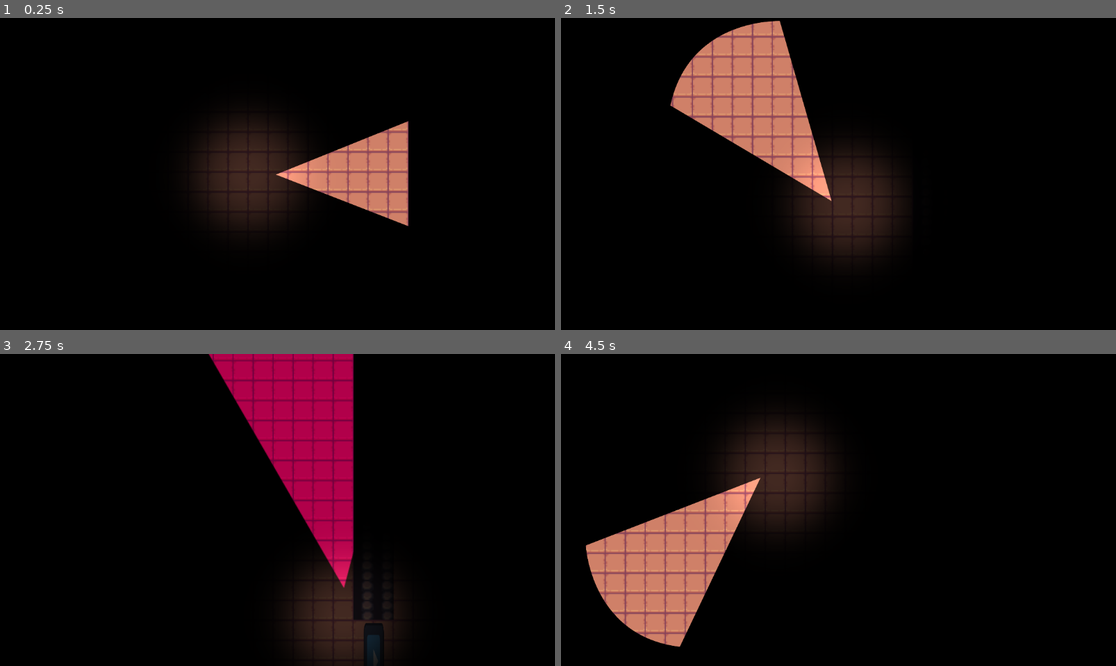
Above: before the commit, frames 1-4 (two rows, left to right).
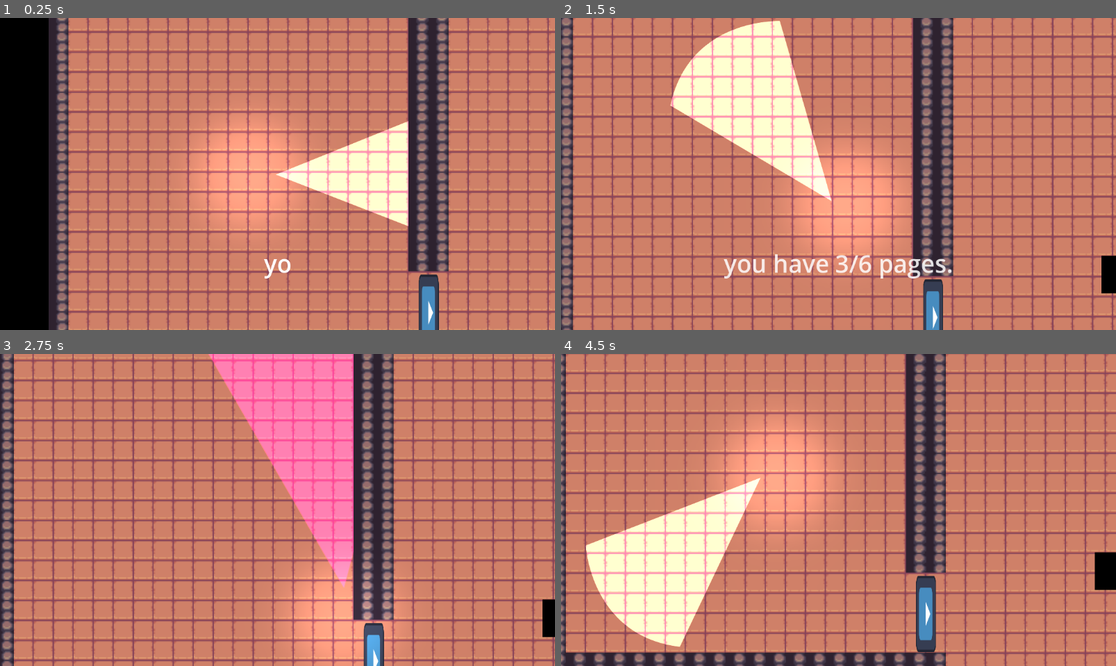
Above: after the commit, the same moments.

Repository: Zack-Calderwood/GAME-OFF-2024
Game: Godot game, scene res://Scenes/game.tscn
Same seed, same stepped clock (60 frames per second), same inputs: the game is played once before the commit and once after it. The engine's default icon, where the game draws it, is replaced by a stand-in: a white triangle on a blue panel in a dark square.
Inputs (mouse positions are in pixels of both pictures, inside the frame that each line leads up to):
- Up to frame 1 (0.25 s): no input
- Up to frame 2 (1.5 s): move the mouse to (960, 158) at 0.52 s; hold D (ui_right) 0.53-1.28 s; tap F (F) at 0.6, 1.35 s; move the mouse to (727, 189) at 1.27 s; hold Down (ui_down) from 1.28 s (still down)
- Up to frame 3 (2.75 s): move the mouse to (333, 441) at 2.02 s; release Down (ui_down) at 2.03 s; hold D (ui_right) from 2.03 s (still down); tap F (F) at 2.1 s
- Up to frame 4 (4.5 s): move the mouse to (810, 572) at 2.77 s; release D (ui_right) at 2.78 s; hold Up (ui_up) 2.78-3.53 s; tap F (F) at 2.85, 3.6, 4.35 s; move the mouse to (1005, 556) at 3.52 s; hold Left (ui_left) from 3.53 s (still down); move the mouse to (672, 463) at 4.27 s

The runs differ from the first frame. In frame 1, 91% of the frame differs, in the area x 8-100%, y 0-100%; in frame 2, 100%; in frame 3, 100%, in the area x 0-100%, y 0-100%; in frame 4, 100%.

Commit message:
Changed speed of enemy flashlight

Diff:
--- a/game-off-2024/Scenes/Door.tscn
+++ b/game-off-2024/Scenes/Door.tscn
@@ -7,7 +7,7 @@
 friction = 0.0
 
 [sub_resource type="RectangleShape2D" id="RectangleShape2D_ew6xp"]
-size = Vector2(39, 15)
+size = Vector2(40, 16)
 
 [sub_resource type="OccluderPolygon2D" id="OccluderPolygon2D_iw3wy"]
 polygon = PackedVector2Array(-34.8886, -10.8402, 34.8886, -10.8402, 34.8886, 10.8402, -34.8886, 10.8402)
@@ -30,7 +30,7 @@
 linear_damp = 5.0
 
 [node name="CollisionShape2D" type="CollisionShape2D" parent="RigidBody2D"]
-position = Vector2(3.5, -0.5)
+position = Vector2(4, 0)
 shape = SubResource("RectangleShape2D_ew6xp")
 
 [node name="Sprite2D" type="Sprite2D" parent="RigidBody2D"]
--- a/game-off-2024/Scenes/enemy.tscn
+++ b/game-off-2024/Scenes/enemy.tscn
@@ -12,8 +12,8 @@
 
 [node name="Enemy" type="CharacterBody2D"]
 scale = Vector2(5, 5)
-collision_layer = 8
-collision_mask = 2
+collision_layer = 2
+collision_mask = 3
 motion_mode = 1
 wall_min_slide_angle = 0.0
 script = ExtResource("1_sopi6")
--- a/game-off-2024/Scenes/game.tscn
+++ b/game-off-2024/Scenes/game.tscn
@@ -413,7 +413,6 @@
 [sub_resource type="TileSet" id="TileSet_kl1fu"]
 occlusion_layer_0/light_mask = 1
 physics_layer_0/collision_layer = 1
-physics_layer_0/collision_mask = 0
 navigation_layer_0/layers = 1
 sources/0 = SubResource("TileSetAtlasSource_oehfv")
 
@@ -507,7 +506,6 @@
 [node name="CanvasModulate" type="CanvasModulate" parent="."]
 material = SubResource("CanvasItemMaterial_4n5fu")
 position = Vector2(0, 1)
-color = Color(0, 0, 0, 1)
 
 [node name="Player" parent="." instance=ExtResource("1_ftx2x")]
 position = Vector2(-416, -110)
--- a/game-off-2024/Scenes/note.tscn
+++ b/game-off-2024/Scenes/note.tscn
@@ -1,6 +1,6 @@
 [gd_scene load_steps=4 format=3 uid="uid://61vrvt1m7nn4"]
 
-[ext_resource type="Texture2D" uid="uid://b1fxx4rrcdp7c" path="res://Assets/white_square.png" id="1_j1vc1"]
+[ext_resource type="Texture2D" uid="uid://68cj3dmnvr2t" path="res://Assets/black_square.png" id="1_4ij3e"]
 [ext_resource type="Script" path="res://Scripts/notes.gd" id="2_0f0qx"]
 
 [sub_resource type="RectangleShape2D" id="RectangleShape2D_sv50b"]
@@ -11,12 +11,11 @@
 
 [node name="Sprite2D" type="Sprite2D" parent="."]
 scale = Vector2(0.06, 0.06)
-texture = ExtResource("1_j1vc1")
+texture = ExtResource("1_4ij3e")
 script = ExtResource("2_0f0qx")
 
 [node name="Area2D" type="Area2D" parent="."]
-collision_layer = 8
-collision_mask = 2
+collision_mask = 3
 
 [node name="CollisionShape2D" type="CollisionShape2D" parent="Area2D"]
 light_mask = 3
--- a/game-off-2024/Scenes/player.tscn
+++ b/game-off-2024/Scenes/player.tscn
@@ -10,8 +10,6 @@
 radius = 8.0
 
 [node name="Player" type="CharacterBody2D"]
-collision_layer = 2
-collision_mask = 13
 script = ExtResource("1_p2k4j")
 
 [node name="Sprite2D" type="Sprite2D" parent="."]
--- a/game-off-2024/Scripts/enemy.gd
+++ b/game-off-2024/Scripts/enemy.gd
@@ -33,14 +33,17 @@
 @onready var timerState = $Timer2
 
 func _process(delta: float) -> void:
-	vision_cone_detect(delta)
 	match state :
 		EnemyState.PATROL:
 			handle_patrol_state()
+			vision_cone_detect(delta,1)
+			timer.stop()
 		EnemyState.CHASE:
 			handle_chase_state()
+			vision_cone_detect(delta,10)
 		EnemyState.SEARCH:
 			handle_search_state()
+			vision_cone_detect(delta,1)
 
 func _ready() -> void:
 	currentSpeed = patrolSpeed
@@ -94,6 +97,7 @@
 			currentTarget = player
 			timer.start()
 
+
 	pass # Replace with function body.
 
 func change_state(newState: int):
@@ -123,7 +127,7 @@
 		add_child(ray)
 	pass
 
-func vision_cone_detect(delta: float) -> void:
+func vision_cone_detect(delta: float, look_speed: float) -> void:
 
 	for i in range(ray_count):
 		angle_to_target = global_position.angle_to_point(currentTarget.position)
@@ -131,7 +135,7 @@
 		var direction = Vector2(cos(angle_to_target), sin(angle_to_target))
 		var ray = get_child(i + 7)  # this need to be revisted can't have 6 here
 
-		ray.target_position = ray.target_position.lerp(direction * max_distance, delta * 1)
+		ray.target_position = ray.target_position.lerp(direction * max_distance, delta * look_speed)
 		ray.rotation = angle
 
 		if ray.is_colliding():
@@ -146,7 +150,7 @@
 
 	var dire = lightPos - global_position
 
-	$FlashLight.rotation = lerp_angle($FlashLight.rotation, dire.angle(), 1 * delta)
+	$FlashLight.rotation = lerp_angle($FlashLight.rotation, dire.angle(), look_speed * delta)
 
 	pass
 
